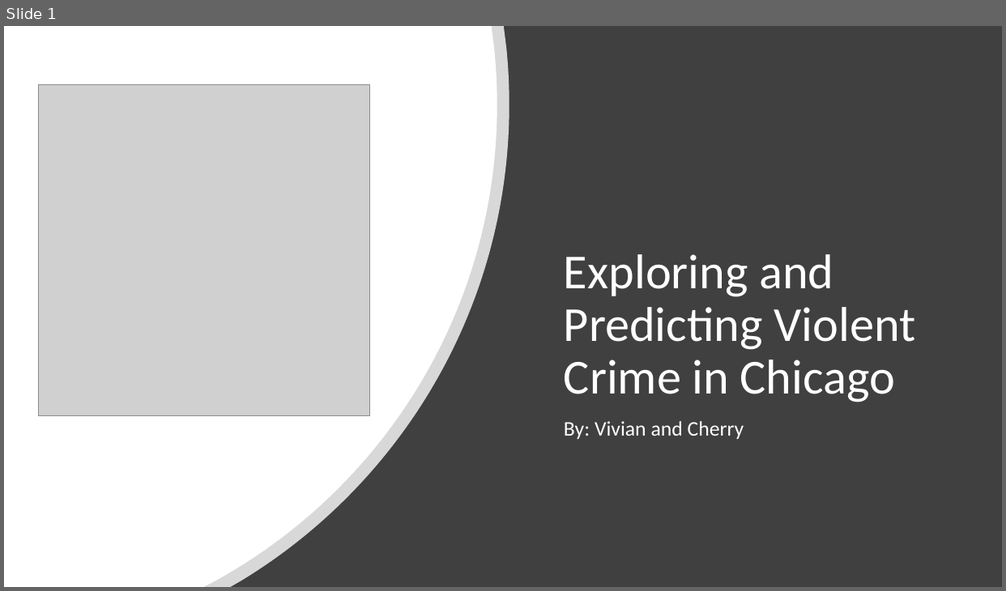
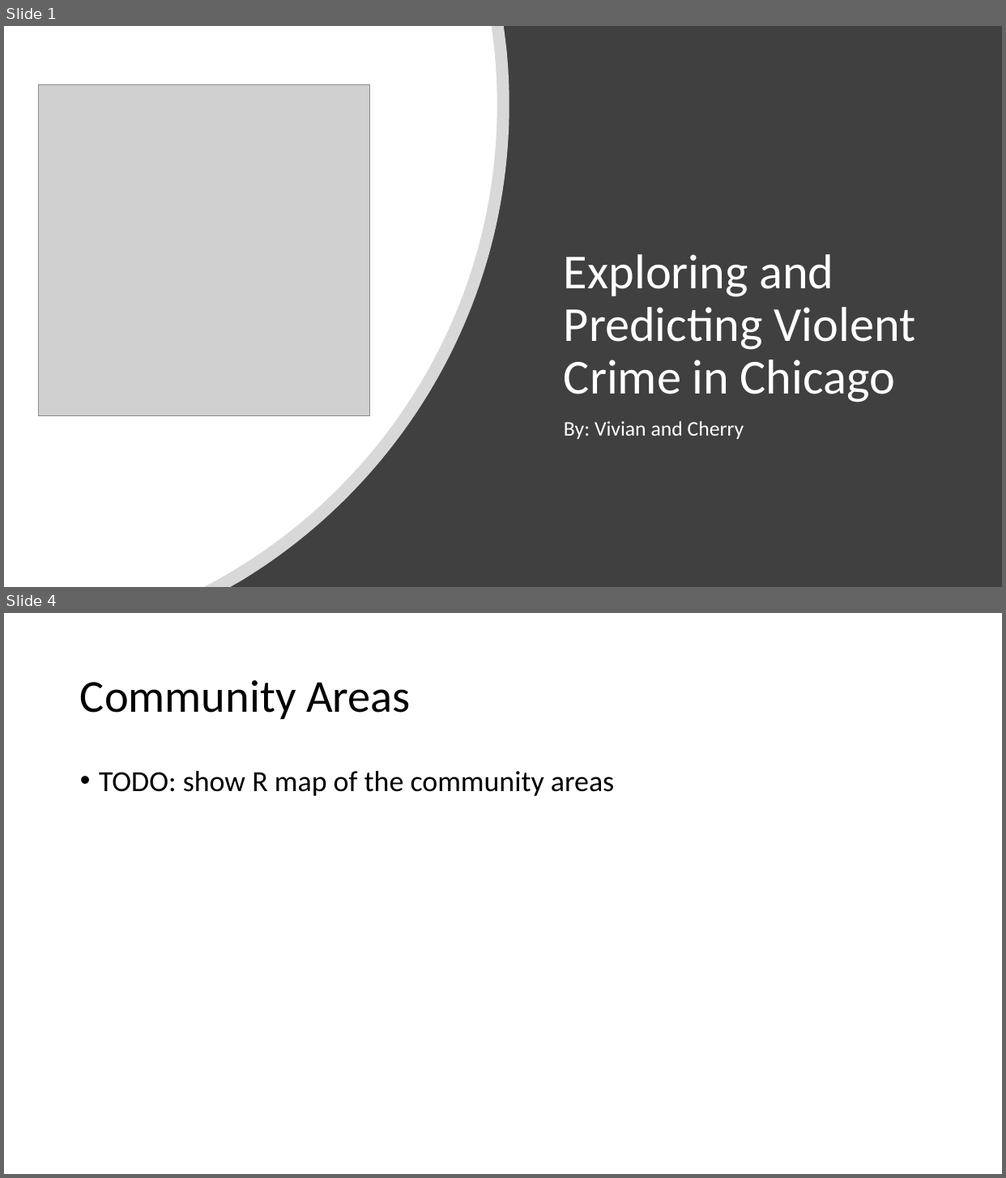
Before and after one commit to cherryyingzizhang/msci446, a slide deck: presentation/oralpresentation.pptx. Shown one above the other, each under a label of ours: slide 1 before the commit, slides 1 and 4 after it; the slides between them are not shown. The pictures are 1006x591 and 1006x1178 pixels, drawn with LibreOffice and Linux fonts; fonts in the diff are those of the drawing; grey boxes stand for pictures. Boxes give left, top, right and bottom in pixels: in the first picture for what was removed or moved away, otherwise in the second. Text is boxed around its words. In the diff, an @@ line names an element or a change of style, - is before the commit and + after.

```diff
--- a/presentation/oralpresentation.pptx
+++ b/presentation/oralpresentation.pptx
@@ slide 4 added at [4, 613, 1002, 1174], background #FFFFFF @@
@@ title added at [80, 680, 411, 719], 44 pt, text #000000 @@
+Community Areas
@@ text added at [99, 771, 614, 796], 28 pt, text #000000 @@
+• TODO: show R map of the community areas
```
Also in this commit, not shown: 2 slides changed, 3 other slides added, 1 other file.
